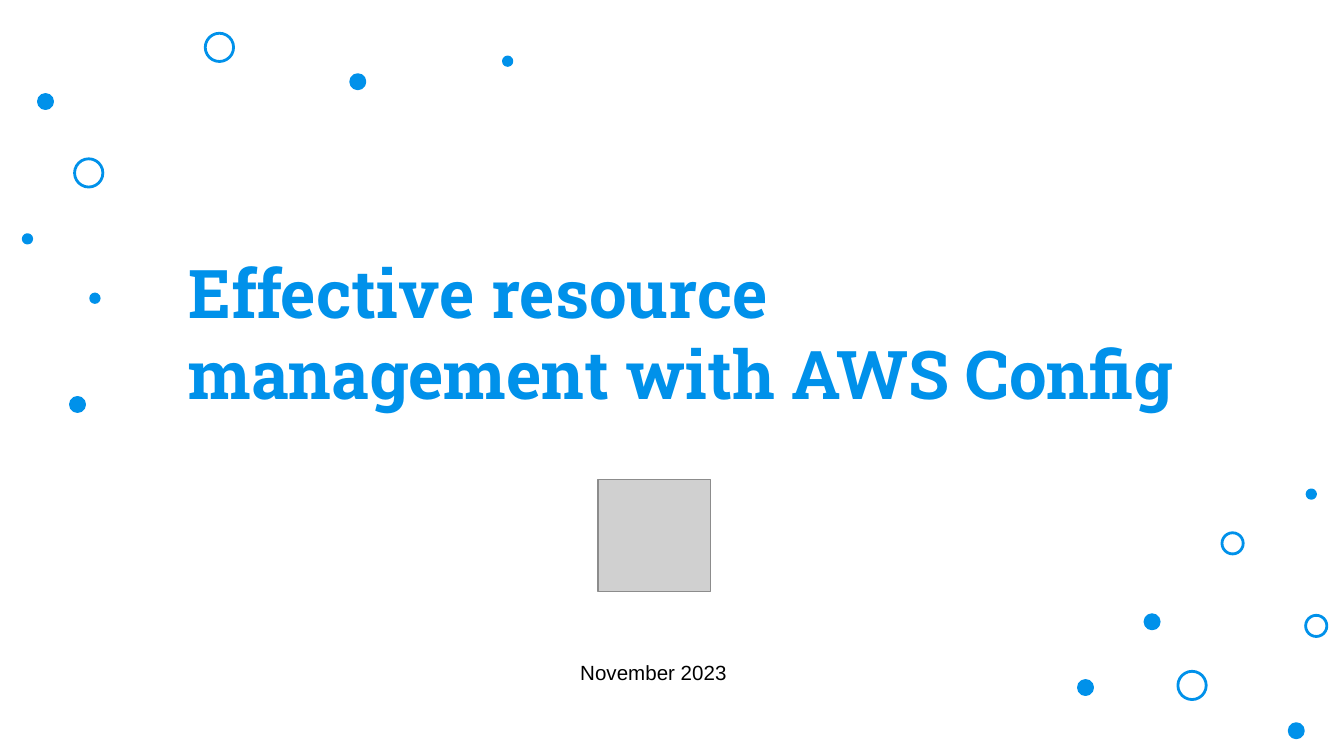
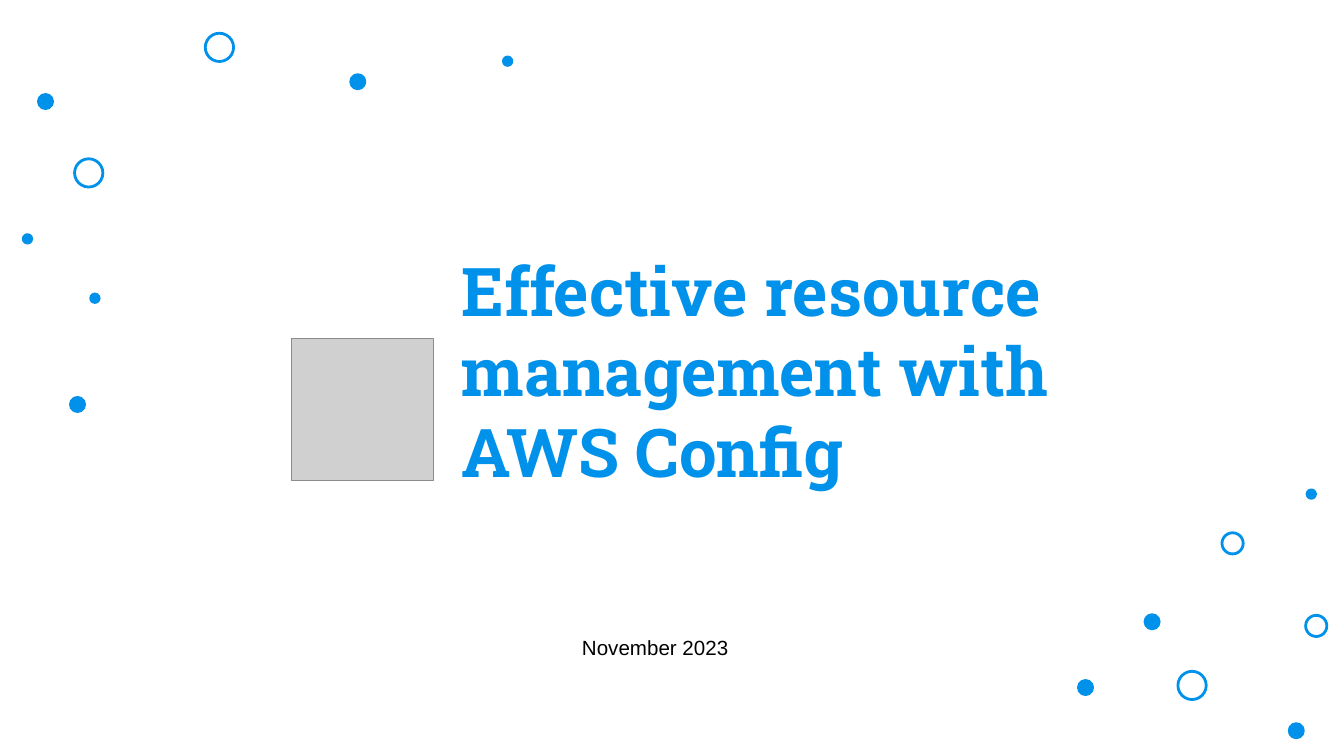
Before and after one commit to eric-bach/aws-scripts, a slide deck: slide 1 of aws-config-lambda-shared-eni/docs/Effective resource management with AWS Config.pptx. Drawn at 1344x756 pixels with LibreOffice and Linux fonts; fonts in the diff are those of the drawing; grey boxes stand for pictures; background and template pictures are left out. Boxes give left, top, right and bottom in pixels: in the first picture for what was removed or moved away, otherwise in the second. Text is boxed around its words. In the diff, an @@ line names an element or a change of style, - is before the commit and + after.

```diff
--- a/aws-config-lambda-shared-eni/docs/Effective resource management with AWS Config.pptx
+++ b/aws-config-lambda-shared-eni/docs/Effective resource management with AWS Config.pptx
@@ title "Effective resource management with AWS ..." rewrapped from (189, 266, 1173, 414) to (462, 264, 1049, 492) @@
@@ picture: place and size @@
-picture at (598, 480, 711, 593)
+picture at (292, 339, 434, 481)
@@ text "November 2023": place and size @@
-text "November 2023" at (580, 665, 727, 681)
+text "November 2023" at (582, 640, 728, 656)
```
Also in this commit, not shown: 2 other slides changed, 3 other files.
